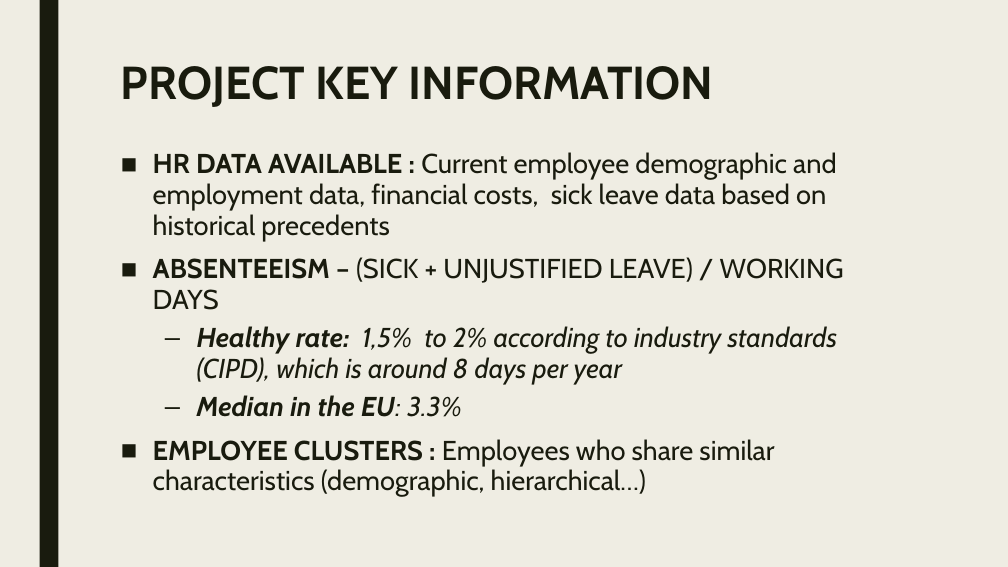
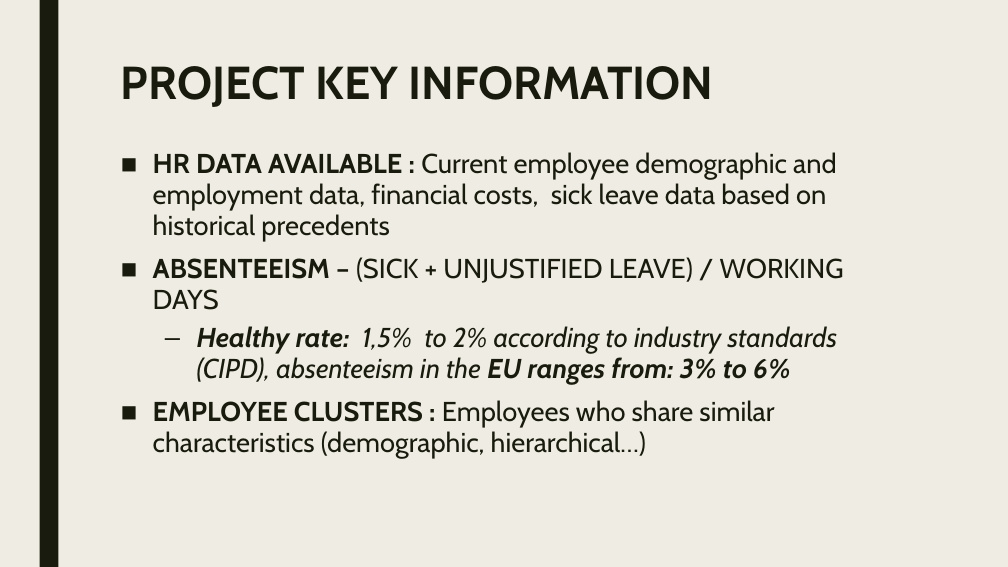
Before and after one commit to Javisancastro/ITAcademyDataAnalytics, a slide deck: slide 5 of Sprint10.Project/HR BUSINESS CASE.pptx. Drawn at 1008x567 pixels with LibreOffice and Linux fonts; fonts in the diff are those of the drawing. Boxes give left, top, right and bottom in pixels: in the first picture for what was removed or moved away, otherwise in the second. Text is boxed around its words. In the diff, an @@ line names an element or a change of style, - is before the commit and + after.

```diff
--- a/Sprint10.Project/HR BUSINESS CASE.pptx
+++ b/Sprint10.Project/HR BUSINESS CASE.pptx
@@ text at box(197, 326, 838, 384): text changed @@
-  – Healthy rate: 1,5% to 2% according to industry standards (CIPD), which is around 8 days per year
-  – Median in the EU: 3.3%
+  – Healthy rate: 1,5% to 2% according to industry standards (CIPD), absenteeism in the EU ranges from: 3% to 6%
```
Also in this commit, not shown: 4 other slides changed, 1 other file.
